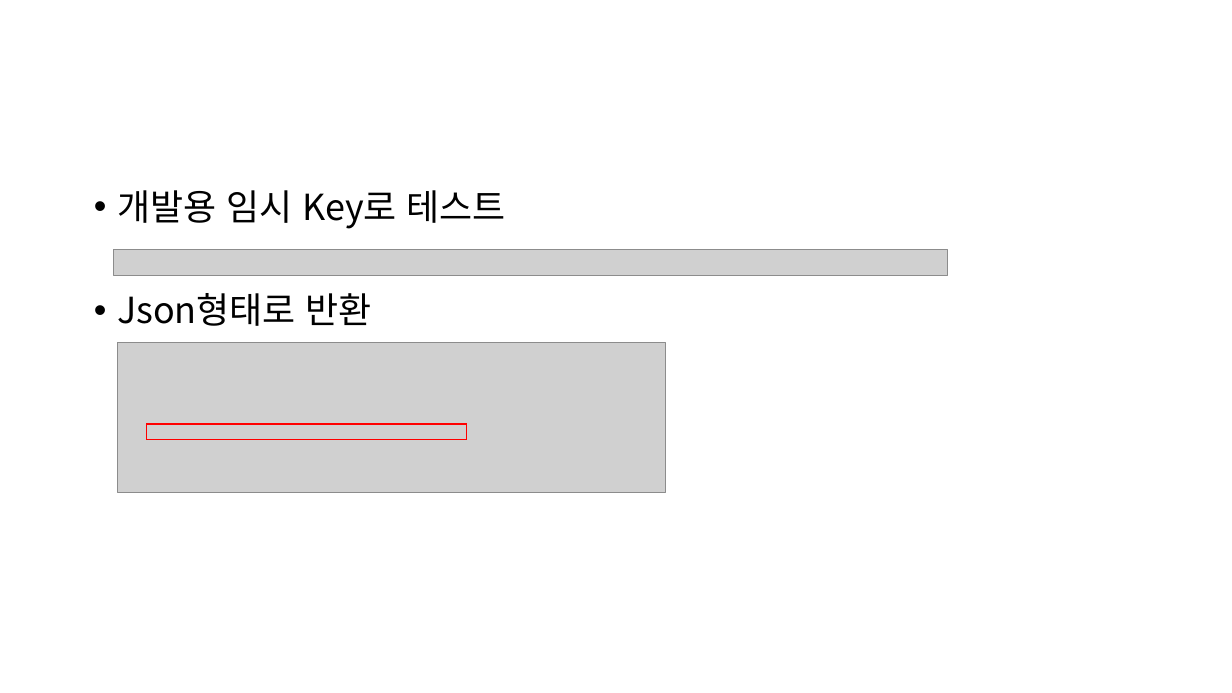
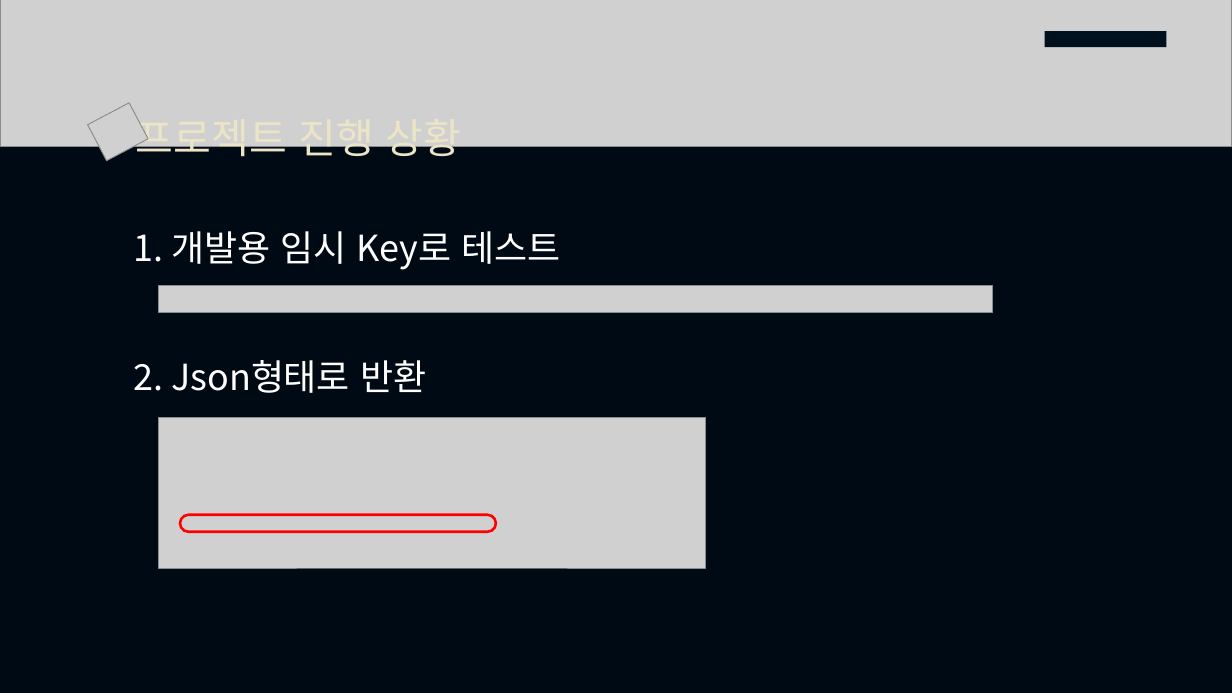
Before and after one commit to jinho-github/LOL-API-Statistics, a slide deck: slide 7 of lol.pptx. Drawn at 1232x693 pixels with LibreOffice and Linux fonts; fonts in the diff are those of the drawing; grey boxes stand for pictures. Boxes give left, top, right and bottom in pixels: in the first picture for what was removed or moved away, otherwise in the second. Text is boxed around its words. In the diff, an @@ line names an element or a change of style, - is before the commit and + after.

```diff
--- a/lol.pptx
+++ b/lol.pptx
@@ background #FFFFFF to #000A14 @@
@@ picture added at <box>0,0,1232,146</box> @@
@@ rectangle added at <box>1045,31,1167,47</box>, fill #00101C @@
@@ picture added at <box>88,103,149,161</box> @@
@@ text added at <box>136,116,461,164</box>, 32 pt, text #ECE4C6 @@
+프로젝트 진행 상황
@@ text at <box>133,231,560,393</box>: text changed; text colour #000000 to #FFFFFF @@
-• 개발용 임시 Key로 테스트
-• Json형태로 반환
+1. 개발용 임시 Key로 테스트
+2. Json형태로 반환
@@ picture: place and size @@
-picture at <box>114,250,948,275</box>
+picture at <box>159,287,994,312</box>
@@ picture: place and size @@
-picture at <box>118,342,666,493</box>
+picture at <box>159,418,707,568</box>
@@ rectangle removed at <box>147,424,467,440</box> @@
@@ rounded rectangle added at <box>180,515,496,531</box>, outline #FF0000 2 pt @@
```
Also in this commit, not shown: 4 other slides changed, 1 slide added, 1 slide removed.
